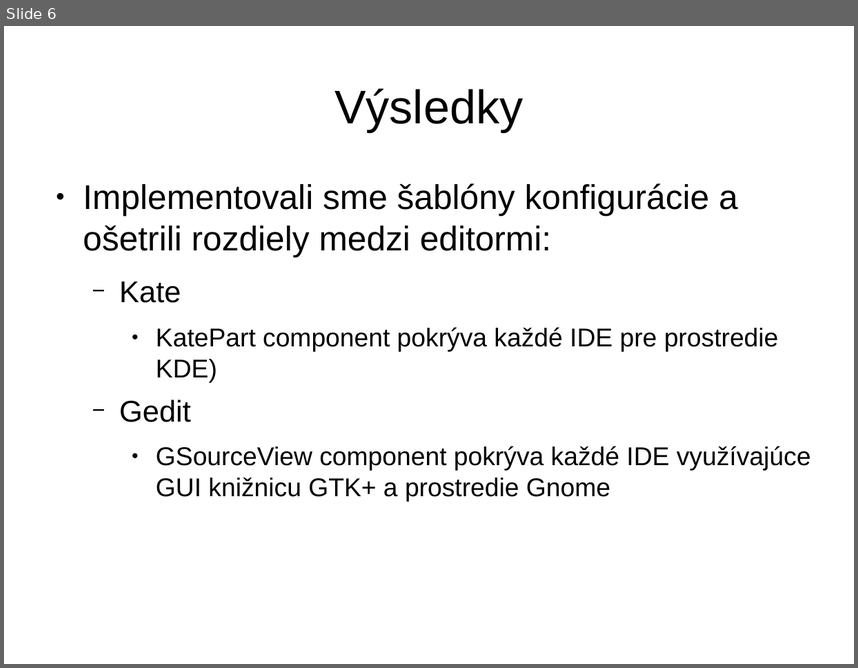
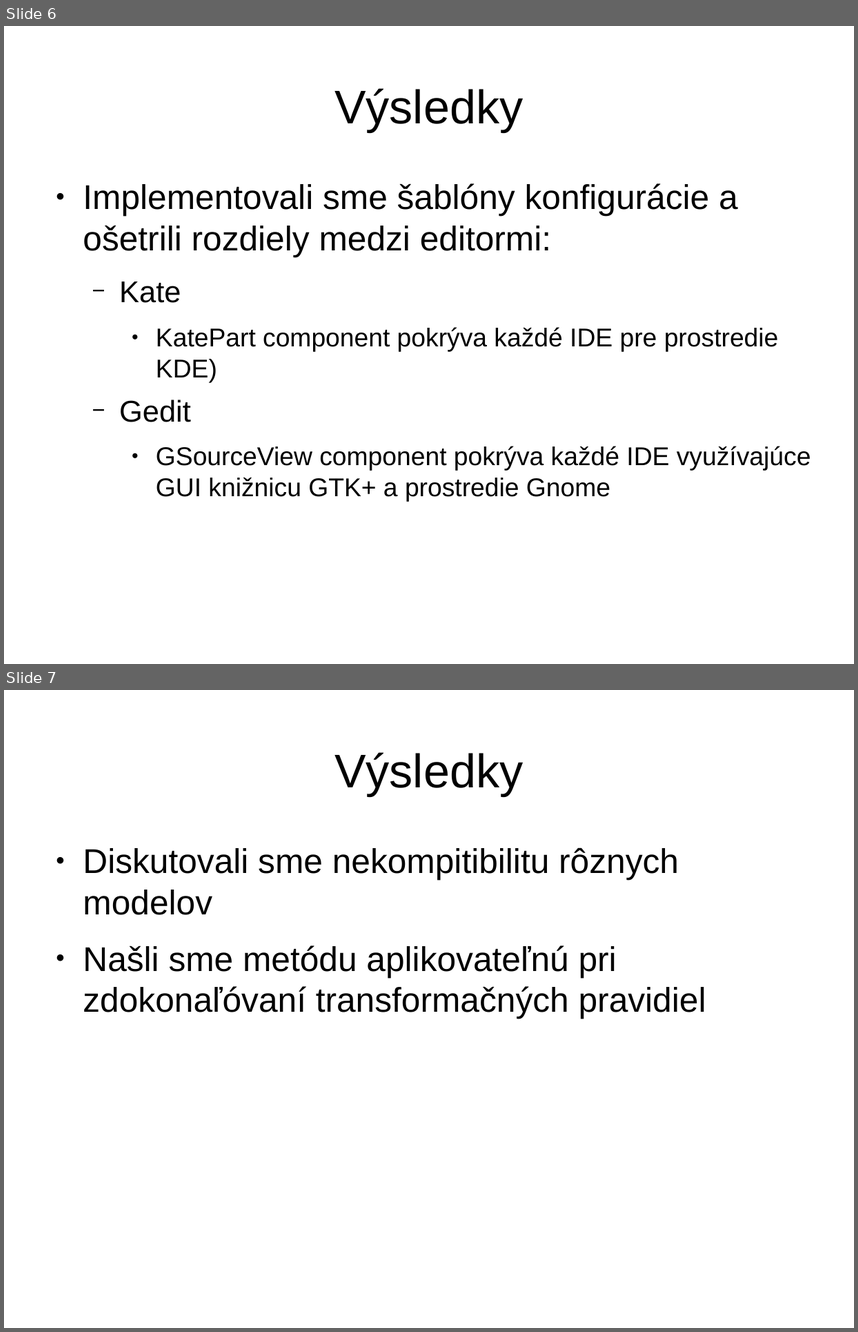
Before and after one commit to yin/syntaxer, a slide deck: obhajoba/bc2014-obhajoba15-prezentacia.odp. Shown one above the other, each under a label of ours: slide 6 before the commit, slides 6 and 7 after it. The pictures are 858x668 and 858x1332 pixels, drawn with LibreOffice and Linux fonts; fonts in the diff are those of the drawing. Boxes give left, top, right and bottom in pixels: in the first picture for what was removed or moved away, otherwise in the second. Text is boxed around its words. In the diff, an @@ line names an element or a change of style, - is before the commit and + after.

```diff
--- a/obhajoba/bc2014-obhajoba15-prezentacia.odp
+++ b/obhajoba/bc2014-obhajoba15-prezentacia.odp
@@ slide 7 added at [4, 690, 854, 1328], background #FFFFFF @@
@@ title added at [335, 752, 523, 796], 44 pt, text #000000 @@
+Výsledky
@@ text added at [83, 847, 706, 1018], 32 pt, text #000000 @@
+● Diskutovali sme nekompitibilitu rôznych modelov
+● Našli sme metódu aplikovateľnú pri zdokonaľóvaní transformačných pravidiel
```
Also in this commit, not shown: 2 other slides added, 1 other file.
